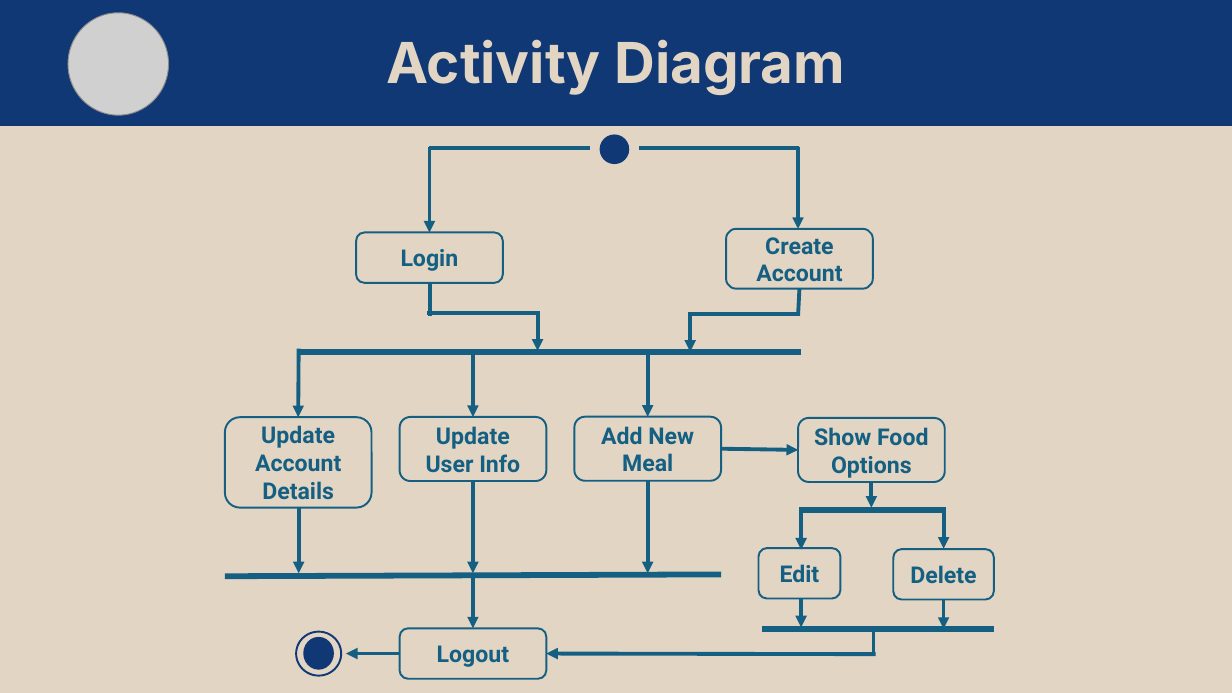
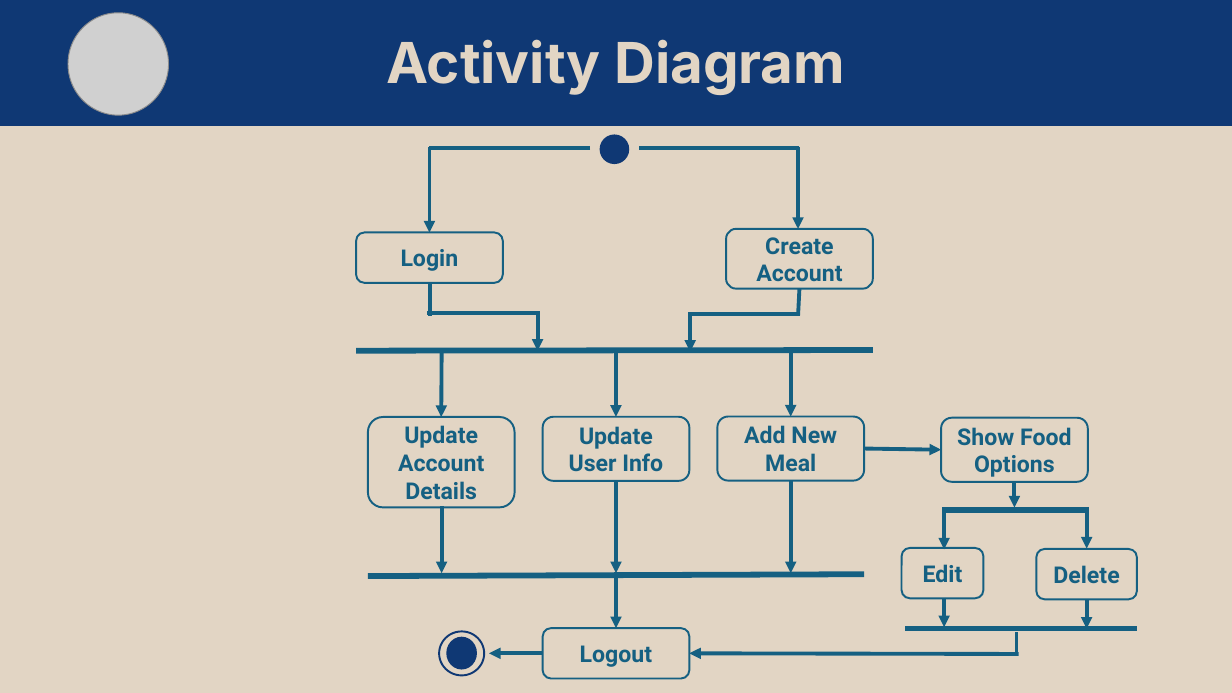
Before and after one commit to matt11matthew/NutritionCompass, a slide deck: slide 7 of diagrams/Nutrition Compass Presentation.pptx. Drawn at 1232x693 pixels with LibreOffice and Linux fonts; fonts in the diff are those of the drawing; grey boxes stand for pictures. Boxes give left, top, right and bottom in pixels: in the first picture for what was removed or moved away, otherwise in the second. Text is boxed around its words. In the diff, an @@ line names an element or a change of style, - is before the commit and + after.

```diff
--- a/diagrams/Nutrition Compass Presentation.pptx
+++ b/diagrams/Nutrition Compass Presentation.pptx
@@ line moved from (801, 352) - (299, 352) to (873, 350) - (356, 351) @@
@@ rounded rectangle "Add New": place and size @@
-rounded rectangle "Add New" at [575,417,722,481]
+rounded rectangle "Add New" at [717,417,864,481]
@@ 15 arrows, 6 rounded rectangles, 4 lines, 2 ellipses: place and size @@
-15 arrows, 6 rounded rectangles, 4 lines, 2 ellipses at [225,348,994,679]
+15 arrows, 6 rounded rectangles, 4 lines, 2 ellipses at [368,348,1138,679]
```
Also in this commit, not shown: 5 other slides changed.
